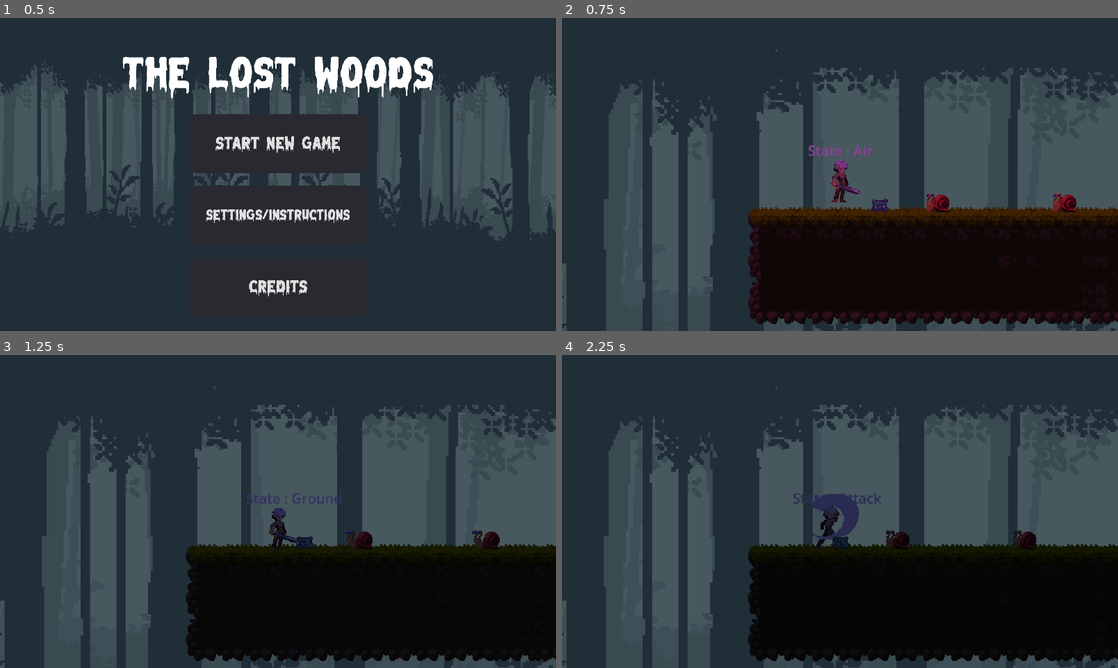
Above: before the commit, frames 1-4 (two rows, left to right).
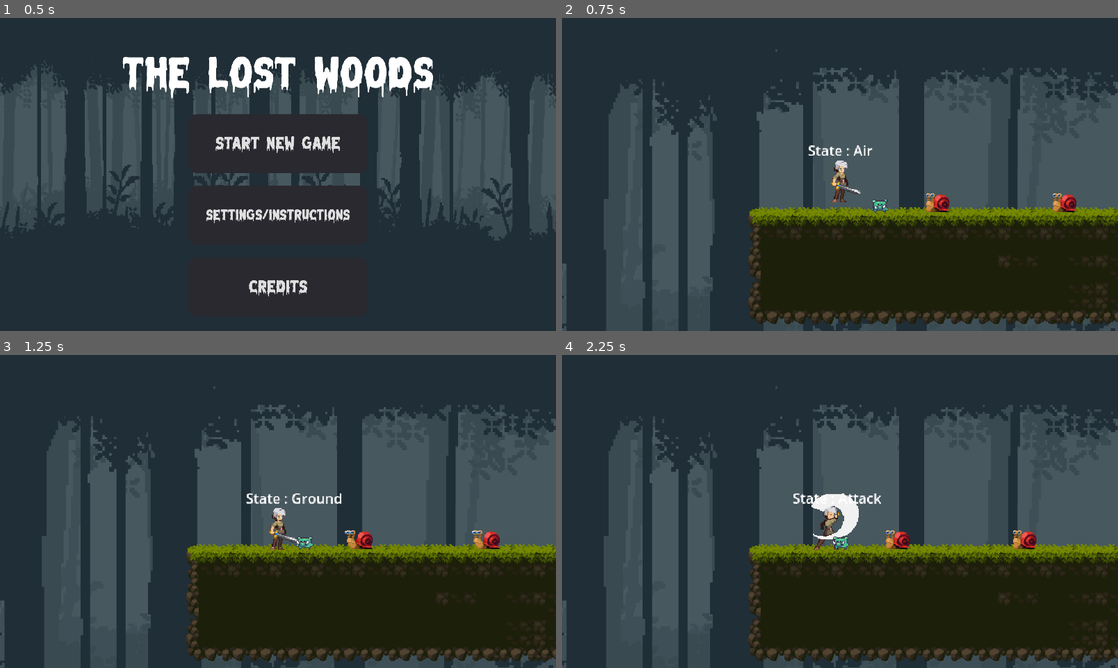
Above: after the commit, the same moments.

Repository: Pikalyx/The-Lost_Woods
Game: Godot game, scene res://main_menu.tscn
Two runs of this game, one before a commit and one after it. Both use one fixed random seed, a clock stepped at 60 frames per second and the inputs below.
Inputs:
- Up to frame 1 (0.5 s): no input
- Up to frame 2 (0.75 s): click "Start New Game" at 0.5 s
- Up to frame 3 (1.25 s): no input
- Up to frame 4 (2.25 s): hold F (attack) 1.28-2.03 s; hold D (right) from 1.28 s (still down); tap Space (jump) at 1.52 s; tap F (attack) at 2.1 s

Frame 1 is identical in both runs. In frame 2, 8.1% of the frame differs, in the area x 33-100%, y 40-98%; in frame 3, 25%; in frame 4, 25%, in the area x 33-100%, y 44-98%.

Commit message:
Update daynightcycle.gd
Added a line to slow the day/night cycle so it doesn't run rapidly

Diff:
--- a/DayNightTesting/daynightcycle.gd
+++ b/DayNightTesting/daynightcycle.gd
@@ -7,8 +7,8 @@
 signal time_tick(day:int, hour:int, minute:int)
 
 @export var gradient:GradientTexture1D
-#@export var INGAME_SPEED = 1.0
-@export var INITIAL_HOUR = 12
+@export var INGAME_SPEED = 1.0
+@export var INITIAL_HOUR = 6
 
 var time:float = 0.0
 var past_minute:float = 1.0
@@ -16,7 +16,11 @@
 func _ready():
 	time = INGAME_TO_REAL_MINUTE_DURATION * INITIAL_HOUR * MINUTES_PER_HOUR
 func _process(delta:float):
-	time += delta
+	# runs rapidly
+	#time += delta
+
+	# runs on a twenty minute(?) day/night cycle
+	time += delta * INGAME_TO_REAL_MINUTE_DURATION * INGAME_SPEED
 	var value = ((sin(time) + 1.0) / 2.0)
 	self.color = gradient.gradient.sample(value)
 
